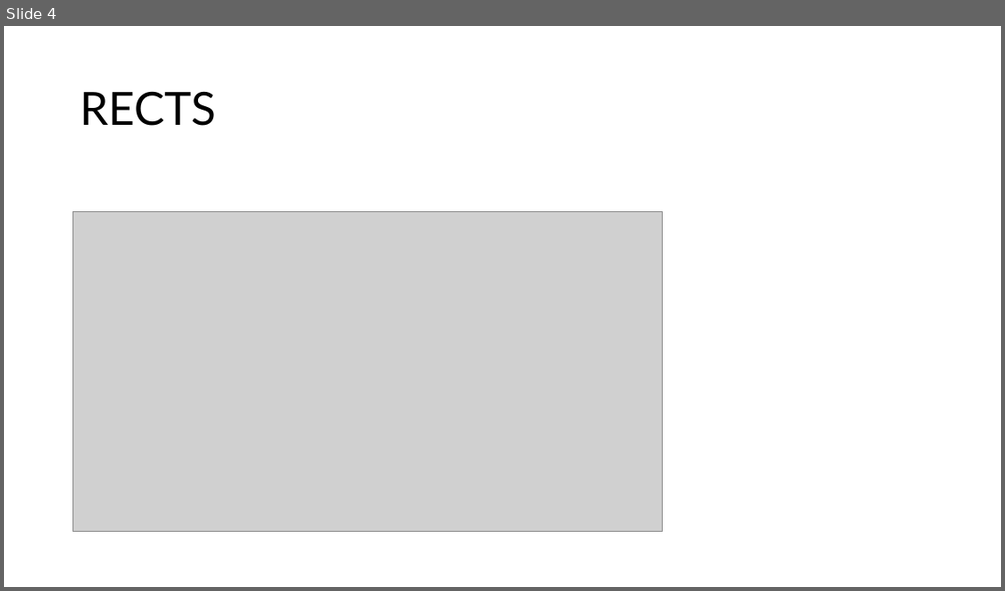
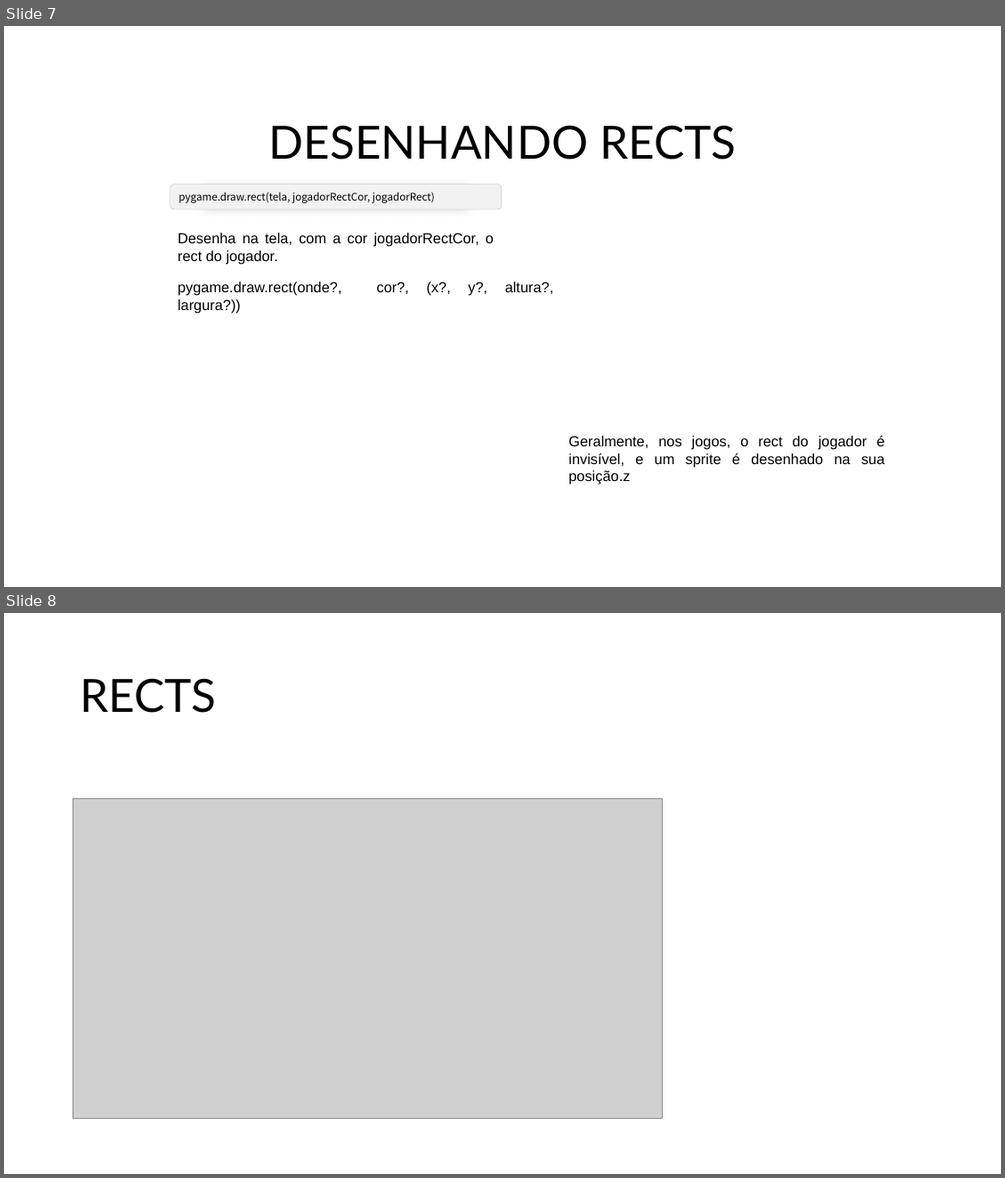
Before and after one commit to xandeco024/minicurso-pygame, a slide deck: Arquivos/Documentos/CURSO DE PYGAME.pptx. Shown one above the other, each under a label of ours: slide 4 before the commit, slides 7 and 8 after it. The pictures are 1005x591 and 1005x1178 pixels, drawn with LibreOffice and Linux fonts; fonts in the diff are those of the drawing; grey boxes stand for pictures; background and template pictures are left out. Boxes give left, top, right and bottom in pixels: in the first picture for what was removed or moved away, otherwise in the second. Text is boxed around its words. In the diff, an @@ line names an element or a change of style, - is before the commit and + after.

```diff
--- a/Arquivos/Documentos/CURSO DE PYGAME.pptx
+++ b/Arquivos/Documentos/CURSO DE PYGAME.pptx
@@ slide 7 added at (4, 26, 1001, 587), background picture (left out) @@
@@ title added at (269, 125, 736, 160), 44 pt, text #000000 @@
+DESENHANDO RECTS
@@ rounded rectangle added at (170, 184, 502, 209), fill #F2F2F2, outline #AEAEAE 0.25 pt, 10 pt, text #000000 @@
+pygame.draw.rect(tela, jogadorRectCor, jogadorRect)
@@ text added at (178, 232, 494, 264), 14 pt, text #000000 @@
+Desenha na tela, com a cor jogadorRectCor, o rect do jogador.
@@ text added at (178, 281, 554, 296), 14 pt, text #000000 @@
+pygame.draw.rect(onde?, cor?, (x?, y?, altura?, largura?))
@@ text added at (568, 435, 884, 484), 14 pt, text #000000 @@
+Geralmente, nos jogos, o rect do jogador é invisível, e um sprite é desenhado na sua posição.z
@@ what was slide 4 is now slide 8 @@
```
Also in this commit, not shown: 3 other slides added, 2 other files.
